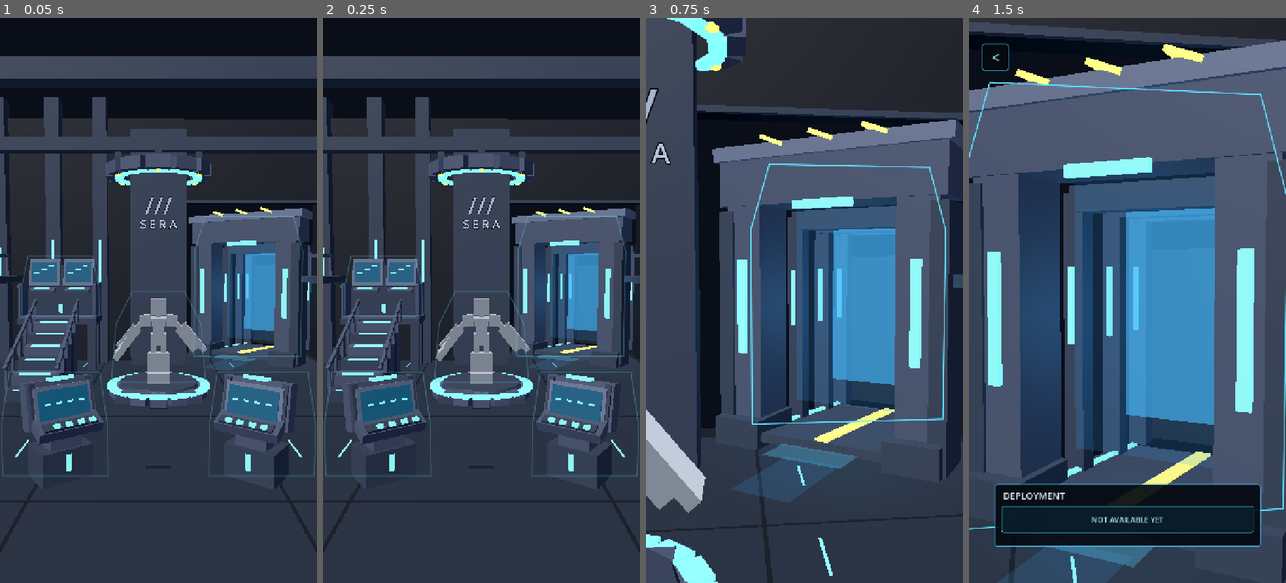
Above: before the commit, frames 1-4 (left to right).
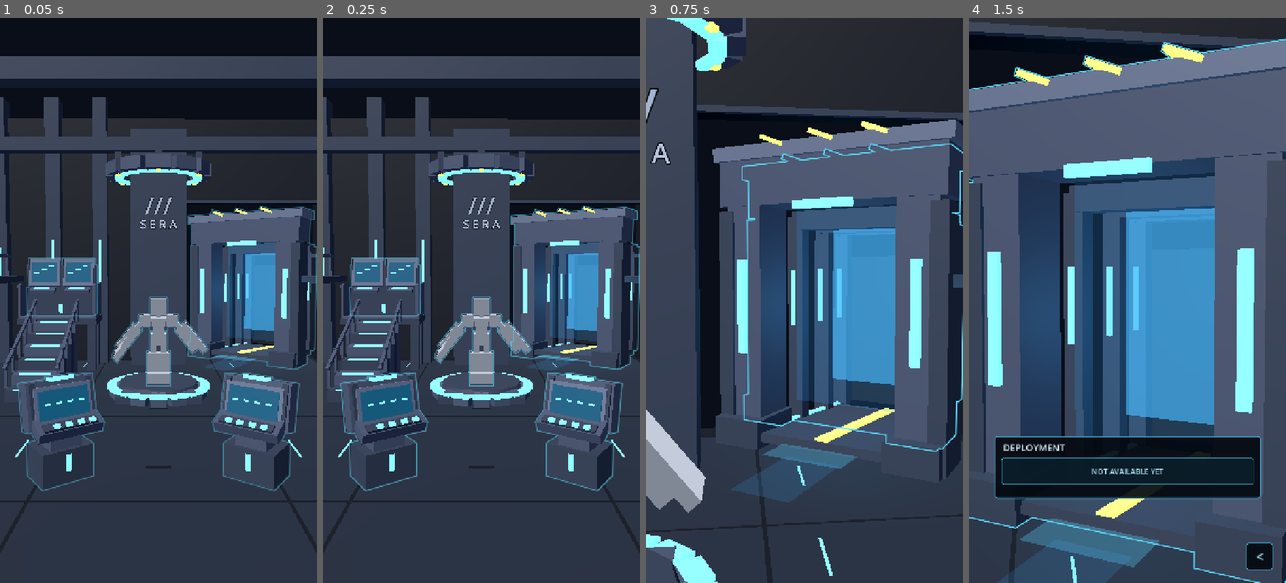
Above: after the commit, the same moments.

Repository: shejklgaia-png/-
Game: Godot game, scene res://scenes/command_nexus.tscn
Two runs of this game, one before a commit and one after it. Both use one fixed random seed, a clock stepped at 60 frames per second and the inputs below. This scene is started directly instead of the project's main scene.
Inputs (mouse positions are in pixels of both pictures, inside the frame that each line leads up to):
- Up to frame 1 (0.05 s): no input
- Up to frame 2 (0.25 s): no input
- Up to frame 3 (0.75 s): tap Enter at 0.5 s; move the mouse to (874, 272) at 0.52 s; tap G at 0.6 s; click (874, 272) at 0.67 s
- Up to frame 4 (1.5 s): tap Space at 0.77, 1.25 s; drag from (1064, 328) to (1111, 413) at 1.27 s

The runs differ from the first frame. In frame 1, 2.2% of the frame differs, in the area x 0-100%, y 33-84%; in frame 2, 2.5%; in frame 3, 1.7%; in frame 4, 16%, in the area x 0-100%, y 3-100%.

Commit message:
feat(v126): model-silhouette selection, pulsing outlines and bottom-right back
* feat(v126): derive low-cost live silhouettes from real model geometry; place back button bottom-right

* feat(v126): pulse actual model contours with inexpensive CanvasItem strokes

* chore(v126): bump project display version

* test(v126): accept model-derived contours while retaining depth geometry regression

* test(v126): accept model-derived contours while retaining depth geometry regression

* test(v126): adapt v125 interaction checks to geometry-derived silhouettes

* test(v126): verify real mesh-based outlines, cached blink and bottom-right back

* docs(v126): record model-derived silhouette outline, blink and relocated back button

* docs(v126): record retained gameplay, contour technique and verification limits

Diff:
--- a/project.godot
+++ b/project.godot
@@ -14,7 +14,7 @@
 
 [application]
 
-config/name="SERA v125 - Nexus Focus Navigation"
+config/name="SERA v126 - Model Silhouette Focus"
 run/main_scene="res://scenes/launch_menu.tscn"
 config/features=PackedStringArray("4.7", "GL Compatibility")
 
--- a/scripts/command_nexus.gd
+++ b/scripts/command_nexus.gd
@@ -1,6 +1,6 @@
 extends Node3D
-# v125: interactive silhouette selection and fast 3D camera focus.
-# Preserve the v124 gate light spill and all authored Blockbench geometry batches.
+# v126: model-derived silhouettes, cached low-cost contour pulses and bottom-right back.
+# Keep the v125 camera/touch logic and v124 Blockbench geometry and gate light spill.
 const Modules = preload("res://assets/base_command_modules.gd")
 const SeraRig = preload("res://scripts/sera_rig.gd")
 const NexusSelectionOutline = preload("res://scripts/nexus_selection_outline.gd")
@@ -27,30 +27,10 @@
 const CAMERA_TRANSITION_SECONDS: float = 0.18
 const TRAINING_SCENE: String = "res://scenes/main.tscn"
 
-# Screen-space silhouettes are projected from the actual 3D camera, rather than
-# placing signs at fixed percentages of the portrait viewport.
-var target_hulls: Dictionary = {
-    "TRAINING": [
-        Vector3(-3.02, 0.10, 1.55), Vector3(-3.02, 1.10, 1.55),
-        Vector3(-2.85, 2.13, 1.55), Vector3(-1.12, 2.13, 1.55),
-        Vector3(-0.98, 1.10, 1.55), Vector3(-0.98, 0.10, 1.55)],
-    "SYSTEM": [
-        Vector3(0.98, 0.10, 1.55), Vector3(0.98, 1.10, 1.55),
-        Vector3(1.12, 2.13, 1.55), Vector3(2.85, 2.13, 1.55),
-        Vector3(3.02, 1.10, 1.55), Vector3(3.02, 0.10, 1.55)],
-    "CUSTOMIZE": [
-        Vector3(-1.55, 0.38, -4.70), Vector3(-1.38, 2.30, -4.70),
-        Vector3(-0.85, 3.35, -4.70), Vector3(0.85, 3.35, -4.70),
-        Vector3(1.38, 2.30, -4.70), Vector3(1.55, 0.38, -4.70)],
-    "DATA ARCHIVE": [
-        Vector3(-5.58, 2.17, -8.55), Vector3(-5.58, 3.35, -8.55),
-        Vector3(-5.30, 4.58, -8.55), Vector3(-2.70, 4.58, -8.55),
-        Vector3(-2.43, 3.35, -8.55), Vector3(-2.43, 2.17, -8.55)],
-    "DEPLOYMENT": [
-        Vector3(1.62, 0.12, -10.38), Vector3(1.62, 4.85, -10.38),
-        Vector3(2.06, 6.38, -10.38), Vector3(5.98, 6.38, -10.38),
-        Vector3(6.42, 4.85, -10.38), Vector3(6.42, 0.12, -10.38)]
-}
+# Project the same Blockbench cuboids/SERA display geometry already present in the
+# scene into a silhouette; no duplicated render meshes or additional 3D draw calls.
+# Each entry holds world-space 3D vertex clusters, grouped by model component.
+var target_parts: Dictionary = {}
 
 # Authored close-up compositions; no camera shake, flash, zoom blur or particles.
 var focus_views: Dictionary = {
@@ -107,6 +87,15 @@
         push_error("Missing Blockbench module: " + name)
         return
     var parent_basis := Basis(Vector3.UP, yaw)
+    var selected_shape := ""
+    match name:
+        "kiosk":
+            selected_shape = "TRAINING" if at.x < 0.0 else "SYSTEM"
+        "data_bank":
+            selected_shape = "DATA ARCHIVE"
+        "deployment_gate":
+            selected_shape = "DEPLOYMENT"
+    var silhouette_parts: Array = target_parts.get(selected_shape, [])
     for part in Modules.MODULES[name]:
         var stretch := Vector3(1.0, height_factor, 1.0)
         var lo: Vector3 = _vec(part[1]) * Modules.UNIT * scale_factor * stretch
@@ -114,10 +103,19 @@
         var rot: Vector3 = _vec(part[4]) * (PI / 180.0)
         var basis: Basis = (parent_basis * Basis.from_euler(rot)).scaled_local(hi - lo)
         var transform := Transform3D(basis, at + parent_basis * ((lo + hi) * 0.5))
+        if not selected_shape.is_empty():
+            var corners := PackedVector3Array()
+            for ix in [-0.5, 0.5]:
+                for iy in [-0.5, 0.5]:
+                    for iz in [-0.5, 0.5]:
+                        corners.append(transform * Vector3(ix, iy, iz))
+            silhouette_parts.append(corners)
         var index: int = int(part[3])
         var instances: Array = batch_data.get(index, [])
         instances.append(transform)
         batch_data[index] = instances
+    if not selected_shape.is_empty():
+        target_parts[selected_shape] = silhouette_parts
 
 
 func _gate_facing_yaw() -> float:
@@ -258,6 +256,30 @@
         bone.scale = Vector3.ONE
         if arm_angles.has(bone.name):
             bone.quaternion = bone.quaternion * Quaternion(Vector3.BACK, deg_to_rad(float(arm_angles[bone.name])))
+    _capture_sera_silhouette(rig)
+
+func _capture_sera_silhouette(rig: Node3D) -> void:
+    # Group per original Blockbench bone, not per small mesh face. The result
+    # follows SERA's actual arm/leg proportions without allocating another rig.
+    var grouped: Dictionary = {}
+    _collect_sera_geometry(rig, grouped)
+    target_parts["CUSTOMIZE"] = grouped.values()
+
+func _collect_sera_geometry(node: Node, grouped: Dictionary) -> void:
+    if node is MeshInstance3D:
+        var piece: MeshInstance3D = node as MeshInstance3D
+        if piece.mesh != null and piece.is_visible_in_tree():
+            var aabb: AABB = piece.mesh.get_aabb()
+            var parent_id: int = piece.get_parent().get_instance_id()
+            var corners: PackedVector3Array = grouped.get(parent_id, PackedVector3Array())
+            for ix in [0.0, 1.0]:
+                for iy in [0.0, 1.0]:
+                    for iz in [0.0, 1.0]:
+                        var local := aabb.position + aabb.size * Vector3(ix, iy, iz)
+                        corners.append(piece.global_transform * local)
+            grouped[parent_id] = corners
+    for child in node.get_children():
+        _collect_sera_geometry(child, grouped)
 
 func _camera() -> void:
     cam = Camera3D.new()
@@ -287,8 +309,8 @@
     name.position = Vector3(0.0, 5.92, -9.03)
     add_child(name)
 
-# The five options are projected onto their 3D silhouettes. No labels are
-# visible in the default hangar overview.
+# Outline geometry is derived from the actual visible 3D display/model meshes,
+# not approximate hand-authored screen-space hexagons or extra GPU geometry.
 func _hud() -> void:
     var canvas := CanvasLayer.new()
     canvas.name = "NexusInteractiveHUD"
@@ -369,12 +391,14 @@
         return
     var view := hud.size
     var margin := maxf(16.0, view.x * 0.04)
-    back_panel.position = Vector2(margin, maxf(20.0, view.y * 0.045))
+    # Bottom right, outside the destination action menu even on shorter screens.
+    back_panel.position = Vector2(view.x - margin - 62.0, view.y - margin - 62.0)
     back_panel.size = Vector2(62.0, 62.0)
     back_arrow.position = Vector2.ZERO
     back_arrow.size = back_panel.size
-    focus_panel.position = Vector2(view.x * 0.08, view.y * 0.825)
     focus_panel.size = Vector2(view.x * 0.84, minf(142.0, view.y * 0.15))
+    focus_panel.position = Vector2(view.x * 0.08,
+        minf(view.y * 0.74, back_panel.position.y - focus_panel.size.y - 12.0))
     focus_title.position = Vector2(20.0, 11.0)
     focus_title.size = Vector2(focus_panel.size.x - 40.0, 31.0)
     action_panel.position = Vector2(16.0, 50.0)
@@ -383,24 +407,85 @@
     action_label.size = action_panel.size
     _update_projected_silhouettes()
 
-func _process(_delta: float) -> void:
-    _update_projected_silhouettes()
-
 func _update_projected_silhouettes() -> void:
     if cam == null or outline == null:
         return
-    var projected: Dictionary = {}
-    for target_name in target_hulls:
-        var path := PackedVector2Array()
-        var behind := false
-        for point in target_hulls[target_name]:
-            if cam.is_position_behind(point):
-                behind = true
+    # Cache the overview until the camera changes/viewport resizes. During a
+    # fast focus only the selected target needs reprojection (~11 frames).
+    var contours: Dictionary = {}
+    if focused_target.is_empty():
+        for target_name in target_parts.keys():
+            contours[target_name] = _project_model_contour(target_name)
+    elif target_parts.has(focused_target):
+        contours[focused_target] = _project_model_contour(focused_target)
+    outline.set("polygons", contours)
+
+func _project_model_contour(target_name: String) -> Array[PackedVector2Array]:
+    var result: Array[PackedVector2Array] = []
+    var clusters: Array = target_parts.get(target_name, [])
+    for cluster in clusters:
+        var screen_points := PackedVector2Array()
+        var clipped := false
+        for world_point in cluster:
+            if cam.is_position_behind(world_point):
+                clipped = true
                 break
-            path.append(cam.unproject_position(point))
-        if not behind:
-            projected[target_name] = path
-    outline.set("polygons", projected)
+            screen_points.append(cam.unproject_position(world_point))
+        if clipped or screen_points.size() < 3:
+            continue
+        # The convex silhouette of each original mesh component encloses its
+        # projected faces, retaining the outline of body limbs and device arms.
+        var hull: PackedVector2Array = Geometry2D.convex_hull(screen_points)
+        if hull.size() < 3:
+            continue
+        # Two pixels outside the mesh prevent coplanar joints from looking
+        # broken and keep the contour distinct from the actual 3D silhouette.
+        var expanded: Array[PackedVector2Array] = Geometry2D.offset_polygon(
+            hull, 2.0, Geometry2D.JOIN_MITER)
+        for poly in expanded:
+            if poly.size() >= 3:
+                _union_outer_contours(result, poly)
+    return result
+
+func _union_outer_contours(contours: Array[PackedVector2Array],
+        fresh: PackedVector2Array) -> void:
+    var candidate := fresh
+    var i := 0
+    while i < contours.size():
+        if not _polygon_bounds(candidate).intersects(_polygon_bounds(contours[i])):
+            i += 1
+            continue
+        var overlap: Array[PackedVector2Array] = Geometry2D.intersect_polygons(
+            candidate, contours[i])
+        if overlap.is_empty():
+            i += 1
+            continue
+        var united: Array[PackedVector2Array] = Geometry2D.merge_polygons(
+            candidate, contours[i])
+        if united.is_empty():
+            i += 1
+            continue
+        # A union can include interior holes. Trace its outermost boundary;
+        # never draw per-cuboid internal seams on the selectable outline.
+        var best: PackedVector2Array = united[0]
+        var best_area := absf(_polygon_area(best))
+        for component in united:
+            var area := absf(_polygon_area(component))
+            if area > best_area:
+                best = component
+                best_area = area
+        candidate = best
+        contours.remove_at(i)
+        i = 0
+    contours.append(candidate)
+
+func _polygon_area(poly: PackedVector2Array) -> float:
+    var area := 0.0
+    for i in range(poly.size()):
+        var a: Vector2 = poly[i]
+        var b: Vector2 = poly[(i + 1) % poly.size()]
+        area += a.x * b.y - b.x * a.y
+    return area * 0.5
 
 # Raw touch support intentionally does not change the training scene's global
 # Input.emulate_mouse_from_touch=false setting. PC mouse taps also work.
@@ -436,14 +521,17 @@
     for candidate in ["TRAINING", "SYSTEM", "CUSTOMIZE", "DATA ARCHIVE", "DEPLOYMENT"]:
         if not polys.has(candidate):
             continue
-        var poly: PackedVector2Array = polys[candidate]
-        if Geometry2D.is_point_in_polygon(point, poly):
-            _select_target(candidate)
-            return
-        # Small reach tolerance for thumb input on a narrow portrait screen.
-        if _polygon_bounds(poly).grow(12.0).has_point(point):
-            _select_target(candidate)
-            return
+        # Each 3D object may have multiple disjoint contour islands.
+        var contours: Array = polys[candidate]
+        for poly in contours:
+            if Geometry2D.is_point_in_polygon(point, poly):
+                _select_target(candidate)
+                return
+            # Small reach tolerance for thumb input, without a huge bounding
+            # box that could accidentally select the far gate instead.
+            if _polygon_bounds(poly).grow(9.0).has_point(point):
+                _select_target(candidate)
+                return
 
 func _polygon_bounds(poly: PackedVector2Array) -> Rect2:
     var left := poly[0].x
@@ -491,6 +579,7 @@
     in_transition = false
     focused_target = ""
     outline.set("active_target", "")
+    _update_projected_silhouettes()
 
 func _move_camera(destination: Transform3D, next_fov: float, arrived: Callable) -> void:
     if focus_tween != null and focus_tween.is_running():
@@ -508,6 +597,7 @@
         to_pose: Transform3D, from_fov: float, to_fov: float) -> void:
     cam.transform = from_pose.interpolate_with(to_pose, progress)
     cam.fov = lerpf(from_fov, to_fov, progress)
+    _update_projected_silhouettes()
 
 func _start_training() -> void:
     if focused_target != "TRAINING" or in_transition:
--- a/scripts/nexus_selection_outline.gd
+++ b/scripts/nexus_selection_outline.gd
@@ -1,6 +1,6 @@
 extends Control
-# v125: camera-projected silhouette targets. Pure CanvasItem strokes:
-# no particles, bloom, full-screen flashes or postprocess effects.
+# v126: lightweight, camera-projected outlines of real Blockbench/SERA meshes.
+# No cloned mesh instances, render passes, particles, glow or screen flashes.
 var polygons: Dictionary = {}
 var active_target: String = ""
 var pulse_time: float = 0.0
@@ -9,24 +9,24 @@
     mouse_filter = Control.MOUSE_FILTER_IGNORE
 
 func _process(delta: float) -> void:
+    # Only color/opacity oscillates each frame. The expensive polygon contour
+    # is cached by the scene and recomputed solely on camera/viewport changes.
     pulse_time += delta
     queue_redraw()
 
 func _draw() -> void:
+    var blink := 0.5 + 0.5 * sin(pulse_time * 3.6)
     for name in polygons.keys():
         if not active_target.is_empty() and name != active_target:
             continue
-        var shape: PackedVector2Array = polygons[name]
-        if shape.size() < 3:
-            continue
         var selected: bool = name == active_target
-        # In overview, all five silhouettes blink quietly in dark cyan.
-        # Tapping a silhouette simply locks its border to a brighter shade.
-        var pulse := 0.5 + 0.5 * sin(pulse_time * 2.8)
-        var opacity := 0.98 if selected else 0.18 + 0.16 * pulse
-        var stroke := Color(0.36, 0.88, 1.0, opacity)
-        var shade := Color(0.012, 0.050, 0.085, 0.025 if selected else 0.045)
-        draw_colored_polygon(shape, shade)
-        var closed := PackedVector2Array(shape)
-        closed.append(shape[0])
-        draw_polyline(closed, stroke, 3.0 if selected else 2.0, true)
+        var alpha := 0.98 if selected else 0.15 + 0.47 * blink
+        var stroke := Color(0.35, 0.85, 0.98, alpha)
+        var thickness := 3.0 if selected else 2.5
+        var contours: Array = polygons[name]
+        for shape in contours:
+            if shape.size() < 3:
+                continue
+            var closed := PackedVector2Array(shape)
+            closed.append(shape[0])
+            draw_polyline(closed, stroke, thickness, true)
Not shown, changed: DEVELOPMENT.md
